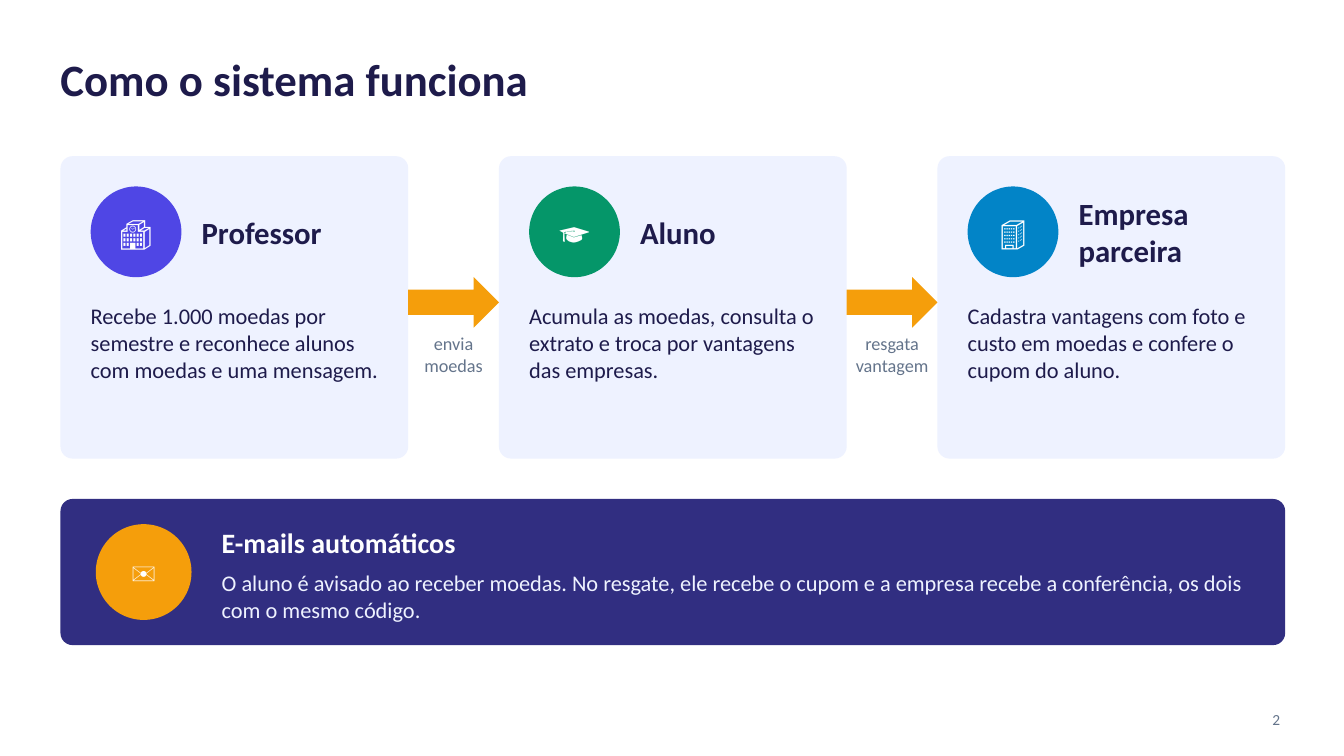
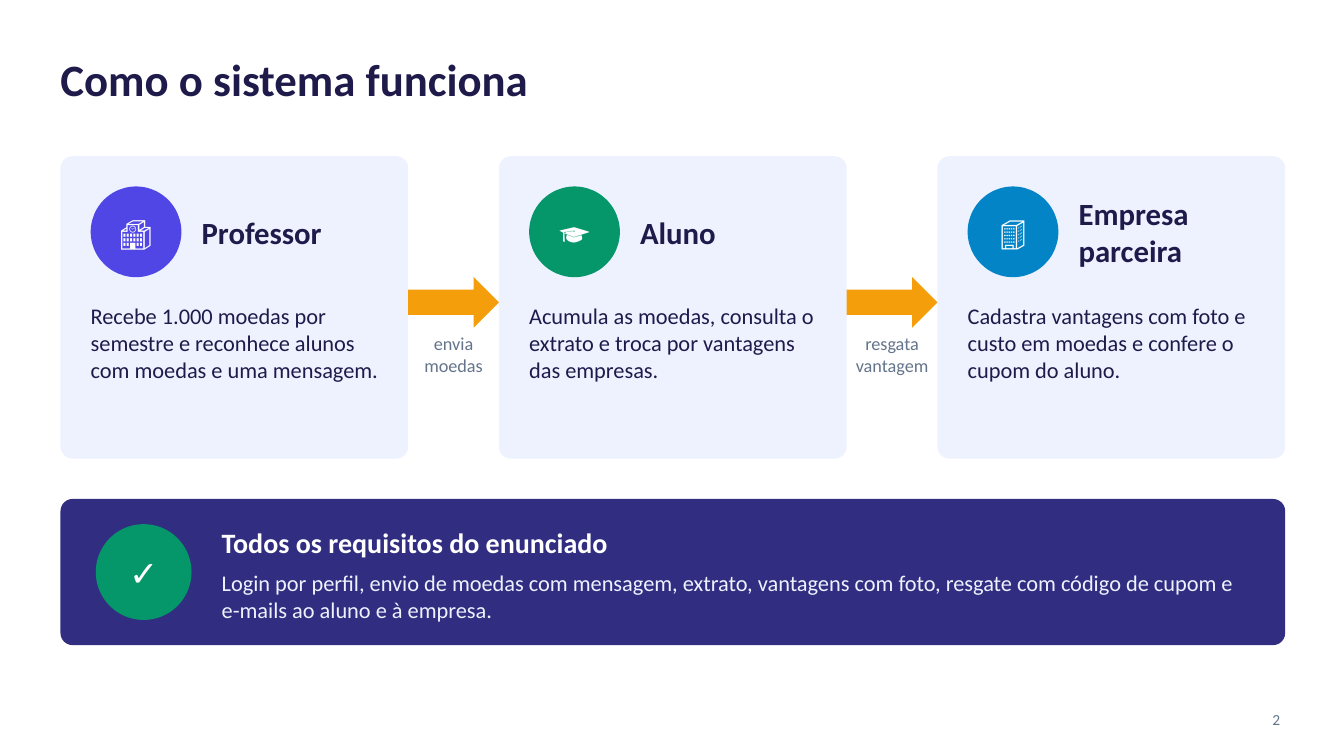
Before and after one commit to lucaslmchaves/sistema-moeda-estudantil, a slide deck: slide 2 of docs/apresentacao/Lab03S03-Apresentacao.pptx. Drawn at 1344x756 pixels with LibreOffice and Linux fonts; fonts in the diff are those of the drawing. Boxes give left, top, right and bottom in pixels: in the first picture for what was removed or moved away, otherwise in the second. Text is boxed around its words. In the diff, an @@ line names an element or a change of style, - is before the commit and + after.

```diff
--- a/docs/apresentacao/Lab03S03-Apresentacao.pptx
+++ b/docs/apresentacao/Lab03S03-Apresentacao.pptx
@@ text at (96, 524, 192, 620): text changed @@
-✉
+✓
@@ ellipse at (96, 524, 192, 620): fill #F59E0B to #059669 @@
@@ text at (222, 533, 608, 558): text changed @@
-E-mails automáticos
+Todos os requisitos do enunciado
@@ text at (222, 575, 1232, 622): text changed @@
-O aluno é avisado ao receber moedas. No resgate, ele recebe o cupom e a empresa recebe a conferência, os dois com o mesmo código.
+Login por perfil, envio de moedas com mensagem, extrato, vantagens com foto, resgate com código de cupom e e-mails ao aluno e à empresa.
```
Also in this commit, not shown: 7 other slides changed, 3 slides added, 20 slides removed, 1 other file.
